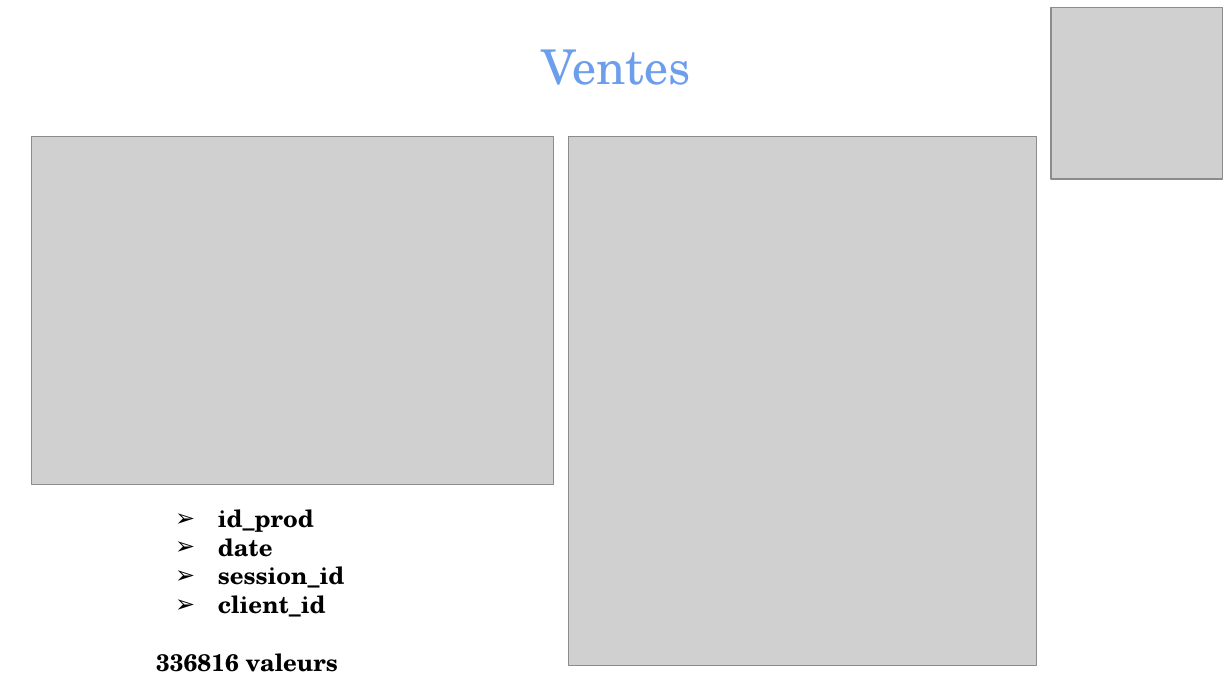
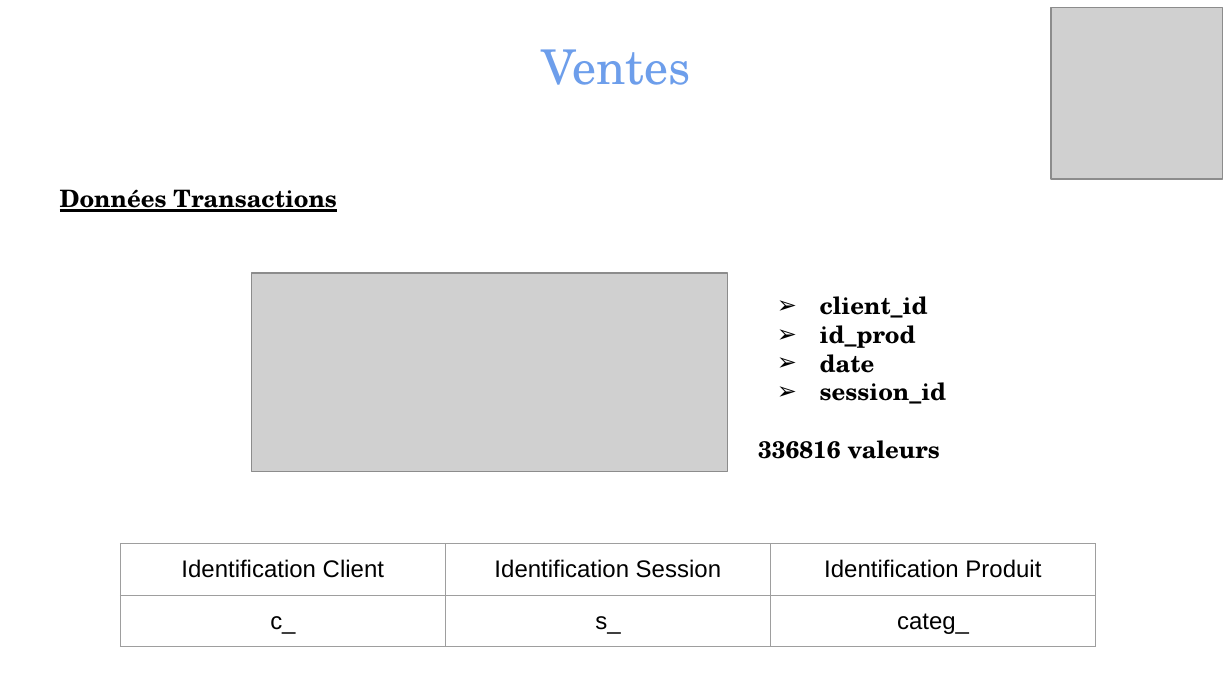
Before and after one commit to TheoChastrePradat/P4_Analyse_Vente, a slide deck: slide 5 of Python/Projet 4 - Soutenance _ Rester livres.pptx. Drawn at 1232x693 pixels with LibreOffice and Linux fonts; fonts in the diff are those of the drawing; grey boxes stand for pictures. Boxes give left, top, right and bottom in pixels: in the first picture for what was removed or moved away, otherwise in the second. Text is boxed around its words. In the diff, an @@ line names an element or a change of style, - is before the commit and + after.

```diff
--- a/Python/Projet 4 - Soutenance _ Rester livres.pptx
+++ b/Python/Projet 4 - Soutenance _ Rester livres.pptx
@@ picture removed at (32, 137, 554, 484) @@
@@ picture removed at (568, 137, 1036, 665) @@
@@ text added at (60, 189, 336, 212), 14 pt, text #000000, bold, underline @@
+Données Transactions
@@ picture added at (251, 274, 727, 472) @@
@@ text "client_id": place and size @@
-text "client_id" at (156, 509, 345, 672)
+text "client_id" at (758, 296, 947, 459)
@@ text at (820, 296, 928, 318): paragraph added @@
+➢ client_id
@@ table added at (121, 543, 1096, 693), 2 rows, 3 columns @@
+Identification Client | Identification Session | Identification Produit
+c_ | s_ | categ_
@@ text at (218, 595, 326, 617): paragraph removed @@
-➢ client_id
```
Also in this commit, not shown: 9 other slides changed, 3 slides added, 9 slides removed.
